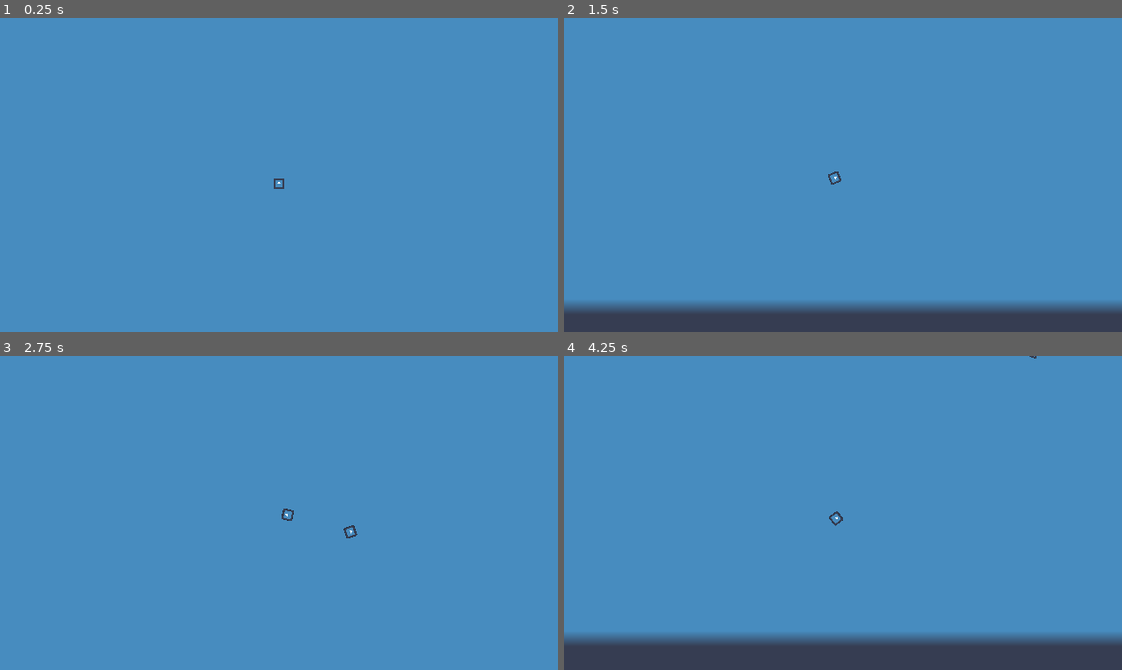
Above: before the commit, frames 1-4 (two rows, left to right).
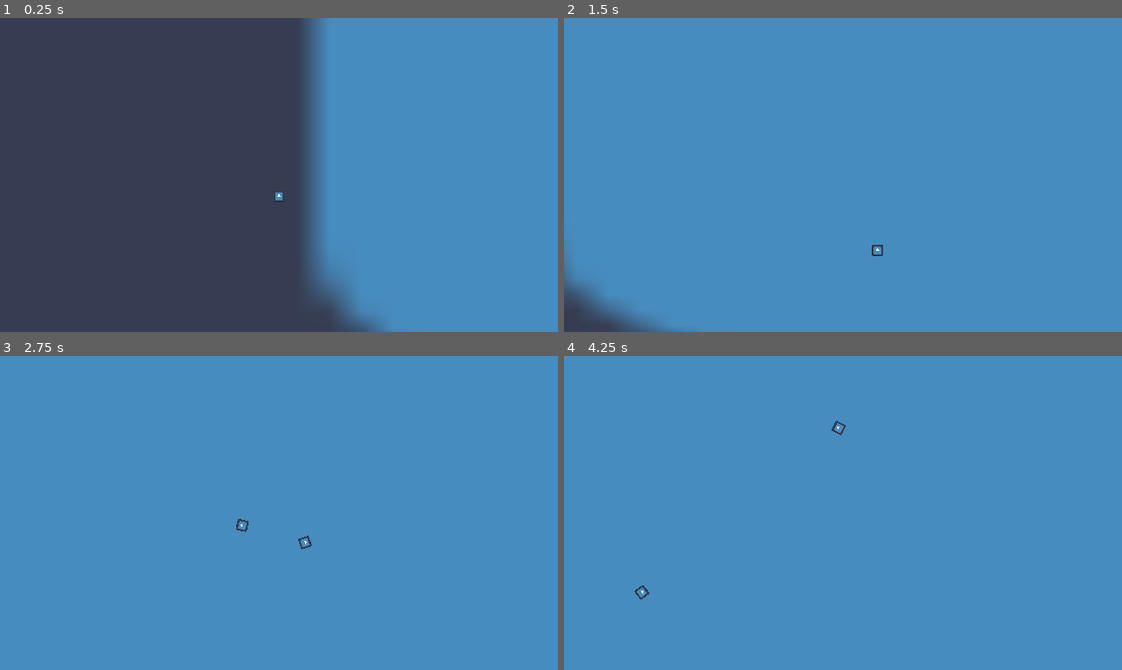
Above: after the commit, the same moments.

Repository: CrankyCranton/Metroidvania-Month-27-Jam
Game: Godot game, scene res://test_world.tscn
Two runs of this game, one before a commit and one after it. Both use one fixed random seed, a clock stepped at 60 frames per second and the inputs below. The engine's default icon, where the game draws it, is replaced by a stand-in: a white triangle on a blue panel in a dark square.
Inputs:
- Up to frame 1 (0.25 s): no input
- Up to frame 2 (1.5 s): hold Right (right) from 0.53 s (still down); tap Up (up) at 0.6, 0.77, 1.07, 1.35 s
- Up to frame 3 (2.75 s): tap Up (up) at 1.52, 1.82, 2.1 s; release Right (right) at 2.03 s; hold Left (left) from 2.03 s (still down)
- Up to frame 4 (4.25 s): release Left (left) at 2.78 s; hold Right (right) from 2.78 s (still down); tap Up (up) at 2.85, 3.02, 3.32, 3.6, 3.77, 4.07 s

The runs differ from the first frame. In frame 1, 59% of the frame differs, in the area x 0-70%, y 0-100%; in frame 2, 9.2%; in frame 3, 0.2%; in frame 4, 12%.

Commit message:
Submarine work-in-progress

Diff:
--- a/project.godot
+++ b/project.godot
@@ -68,6 +68,12 @@
 ]
 }
 
+[layer_names]
+
+2d_physics/layer_1="World"
+2d_physics/layer_2="Player"
+2d_physics/layer_3="Water"
+
 [rendering]
 
 renderer/rendering_method="gl_compatibility"
--- a/test_world.tscn
+++ b/test_world.tscn
@@ -1,8 +1,12 @@
-[gd_scene load_steps=4 format=3 uid="uid://b32jjq1m0sbq0"]
+[gd_scene load_steps=6 format=3 uid="uid://b32jjq1m0sbq0"]
 
-[ext_resource type="PackedScene" uid="uid://cowdos8vrfhqo" path="res://rigid_jeep.tscn" id="1_31jf1"]
+[ext_resource type="PackedScene" uid="uid://cowdos8vrfhqo" path="res://transformations/jeep/rigid_jeep.tscn" id="1_31jf1"]
 [ext_resource type="Texture2D" uid="uid://b3p7sxnt5fted" path="res://icon.svg" id="1_47tiq"]
-[ext_resource type="PackedScene" uid="uid://cplk5wldxrrax" path="res://helicopter.tscn" id="2_imhek"]
+[ext_resource type="PackedScene" uid="uid://cplk5wldxrrax" path="res://transformations/helicopter/helicopter.tscn" id="2_imhek"]
+[ext_resource type="PackedScene" uid="uid://cssxwbs7if5ac" path="res://transformations/submarine/submarine.tscn" id="4_vkx55"]
+
+[sub_resource type="RectangleShape2D" id="RectangleShape2D_ie80j"]
+size = Vector2(1455, 562)
 
 [node name="TestWorld" type="Node2D"]
 
@@ -18,13 +22,40 @@
 [node name="CollisionPolygon2D" type="CollisionPolygon2D" parent="StaticBody2D"]
 position = Vector2(22, 188)
 rotation = -0.0021083
-polygon = PackedVector2Array(-193.592, 280.592, -178.303, 61 …(395 unchanged characters)… 651, 3793.99, 9.9989, 3742.37, 775.892, -413.663, 788.13, -368.229, 108.224, -40.4701, 222.915)
+polygon = PackedVector2Array(-193.592, 280.592, -178.303, 61 …(395 unchanged characters)… 651, 3793.99, 9.9989, 3742.37, 775.892, 2772.31, 778.748, 2773.97, 966.851, 2957.08, 912.237, 3023.99, 954.378, 3134, 949.61, 3137.74, 1076.62, 3013.62, 1133.36, 2679.9, 1099.74, 2650.46, 1208.59, 3347.45, 1212.06, 3356.85, 1021.08, 3982.91, 996.399, 3974.43, 750.381, 4162.7, 620.778, 4229.14, -60.0838, 4680.32, 1277.87, 2572.18, 1342.43, -413.663, 788.13, -368.229, 108.224, -40.4701, 222.915)
 
 [node name="CollisionPolygon2D2" type="CollisionPolygon2D" parent="StaticBody2D"]
 polygon = PackedVector2Array(3369, 325, 3380, 597, 2731, 588, 2738, 367, 2797, 526, 3180, 535, 3245, 514, 3294, 474, 3318, 426)
 
+[node name="Submarine" parent="." instance=ExtResource("4_vkx55")]
+position = Vector2(2445, 553)
+
+[node name="RigidJeep" parent="." instance=ExtResource("1_31jf1")]
+position = Vector2(-550, 204)
+
+[node name="Camera2D" type="Camera2D" parent="RigidJeep"]
+position_smoothing_enabled = true
+position_smoothing_speed = 16.0
+drag_vertical_enabled = true
+drag_left_margin = 0.3
+drag_top_margin = 0.5
+drag_right_margin = 0.3
+drag_bottom_margin = 0.5
+editor_draw_limits = true
+editor_draw_drag_margin = true
+
 [node name="Helicopter" parent="." instance=ExtResource("2_imhek")]
 position = Vector2(31, 4)
 
-[node name="RigidJeep" parent="." instance=ExtResource("1_31jf1")]
-position = Vector2(-550, 204)
+[node name="Water" type="Area2D" parent="."]
+position = Vector2(2258, 266)
+collision_layer = 4
+collision_mask = 0
+monitoring = false
+gravity_space_override = 3
+gravity_point = true
+gravity = 0.0
+
+[node name="CollisionShape2D" type="CollisionShape2D" parent="Water"]
+position = Vector2(595.5, 431)
+shape = SubResource("RectangleShape2D_ie80j")
--- a/helicopter.gd
+++ b/transformations/helicopter/helicopter.gd
@@ -9,6 +9,6 @@
 
 
 func _physics_process(delta: float) -> void:
-	apply_force(Input.get_vector("left", "right", "up", "down") * speed)
+	apply_force(Input.get_vector(&"left", &"right", &"up", &"down") * speed)
 	#apply_force(body.global_position.direction_to(global_position) * Input.get_axis(&"down", &"up") * speed)
 	#body.apply_force(body.transform.x * Input.get_axis(&"left", &"right") * rotate_speed)
--- a/helicopter.tscn
+++ b/transformations/helicopter/helicopter.tscn
@@ -1,6 +1,6 @@
 [gd_scene load_steps=7 format=3 uid="uid://cplk5wldxrrax"]
 
-[ext_resource type="Script" path="res://helicopter.gd" id="1_2lag7"]
+[ext_resource type="Script" path="res://transformations/helicopter/helicopter.gd" id="1_2lag7"]
 [ext_resource type="Texture2D" uid="uid://b3p7sxnt5fted" path="res://icon.svg" id="2_ackmb"]
 
 [sub_resource type="PhysicsMaterial" id="PhysicsMaterial_3mkbe"]
@@ -52,5 +52,3 @@
 unique_name_in_owner = true
 scale = Vector2(0.1, 0.1)
 texture = ExtResource("2_ackmb")
-
-[node name="Camera2D" type="Camera2D" parent="."]
--- a/kinematic_jeep.tscn
+++ b/transformations/jeep/kinematic_jeep.tscn
@@ -1,6 +1,6 @@
 [gd_scene load_steps=3 format=3 uid="uid://f45k7pgss7v5"]
 
-[ext_resource type="Script" path="res://kinematic_jeep.gd" id="1_dmwq7"]
+[ext_resource type="Script" path="res://transformations/jeep/kinematic_jeep.gd" id="1_dmwq7"]
 
 [sub_resource type="CapsuleShape2D" id="CapsuleShape2D_hqgn4"]
 radius = 8.0
--- a/rigid_jeep.tscn
+++ b/transformations/jeep/rigid_jeep.tscn
@@ -1,6 +1,6 @@
 [gd_scene load_steps=6 format=3 uid="uid://cowdos8vrfhqo"]
 
-[ext_resource type="Script" path="res://rigid_jeep.gd" id="1_b5bgb"]
+[ext_resource type="Script" path="res://transformations/jeep/rigid_jeep.gd" id="1_b5bgb"]
 [ext_resource type="Texture2D" uid="uid://b3p7sxnt5fted" path="res://icon.svg" id="2_whf07"]
 
 [sub_resource type="PhysicsMaterial" id="PhysicsMaterial_igoq4"]
@@ -36,17 +36,5 @@
 [node name="TractionArea" type="Area2D" parent="."]
 
 [node name="CollisionShape2D" type="CollisionShape2D" parent="TractionArea"]
-position = Vector2(0, 1)
 rotation = 1.57079
 shape = SubResource("CapsuleShape2D_xln8s")
-
-[node name="Camera2D" type="Camera2D" parent="."]
-position_smoothing_enabled = true
-position_smoothing_speed = 16.0
-drag_vertical_enabled = true
-drag_left_margin = 0.3
-drag_top_margin = 0.5
-drag_right_margin = 0.3
-drag_bottom_margin = 0.5
-editor_draw_limits = true
-editor_draw_drag_margin = true
--- /dev/null
+++ b/transformations/submarine/submarine.gd
@@ -0,0 +1,11 @@
+extends RigidBody2D
+
+
+@export var speed := 150
+
+@onready var water_detector: Area2D = $WaterDetector
+
+
+func _process(delta: float) -> void:
+	if water_detector.get_overlapping_areas().size() > 0:
+		apply_force(Input.get_vector(&"left", &"right", &"up", &"down") * speed)
--- /dev/null
+++ b/transformations/submarine/submarine.tscn
@@ -0,0 +1,33 @@
+[gd_scene load_steps=5 format=3 uid="uid://cssxwbs7if5ac"]
+
+[ext_resource type="Script" path="res://transformations/submarine/submarine.gd" id="1_hi161"]
+
+[sub_resource type="PhysicsMaterial" id="PhysicsMaterial_5xh0d"]
+friction = 0.2
+
+[sub_resource type="CapsuleShape2D" id="CapsuleShape2D_4qb4d"]
+radius = 6.0
+height = 32.0
+
+[sub_resource type="RectangleShape2D" id="RectangleShape2D_l641s"]
+size = Vector2(28, 48)
+
+[node name="Submarine" type="RigidBody2D"]
+physics_material_override = SubResource("PhysicsMaterial_5xh0d")
+lock_rotation = true
+continuous_cd = 1
+linear_damp = 2.0
+script = ExtResource("1_hi161")
+
+[node name="CollisionShape2D" type="CollisionShape2D" parent="."]
+rotation = -1.5708
+shape = SubResource("CapsuleShape2D_4qb4d")
+
+[node name="WaterDetector" type="Area2D" parent="."]
+collision_layer = 0
+collision_mask = 4
+monitorable = false
+
+[node name="CollisionShape2D" type="CollisionShape2D" parent="WaterDetector"]
+rotation = -1.5708
+shape = SubResource("RectangleShape2D_l641s")
Renamed: kinematic_jeep.gd -> transformations/jeep/kinematic_jeep.gd
Renamed: rigid_jeep.gd -> transformations/jeep/rigid_jeep.gd
